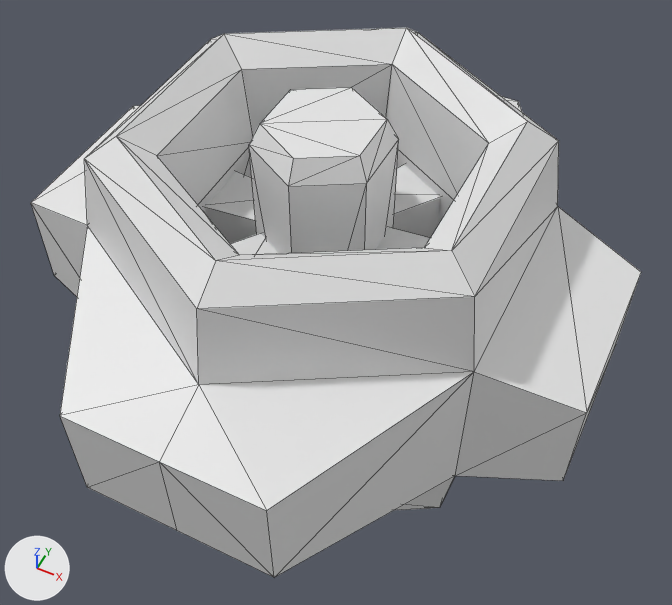
One commit to the OBJ model models/station/station_core.obj: the scene before it, then after it.
Rendered twice from a 50 mm camera at (1.57, -3.02, 3.58) aimed at (0.1, -0.08, -0.1). Every picture has the same lights, and +X, +Y and +Z are marked at lower left. Mesh edges are drawn as thin lines. Where no turn or scale is listed for an object, it has been applied to the vertices.
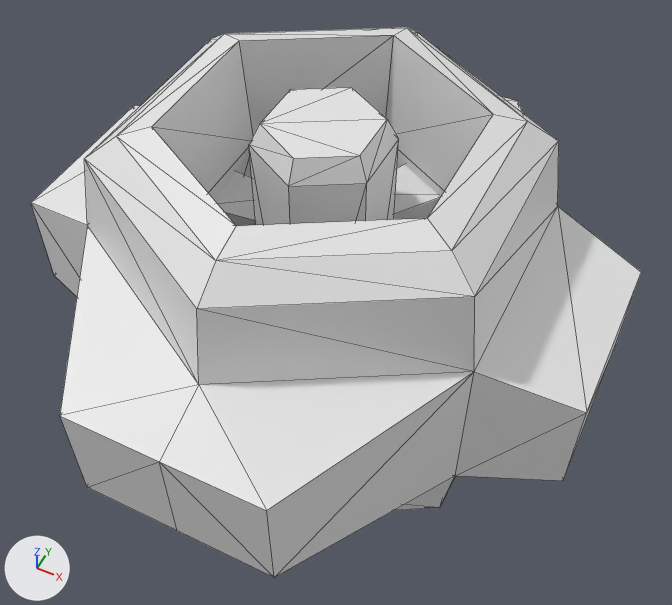
The change in detail:
me_cylinder has 152 vertices, 276 faces and spans x -1.5..1.5, y -1.5..1.5, z -1.0..1.0.
me_cylinder is used by ob_cylinder; location (0.0, 0.0, 0.0).
Before the commit, vertices of me_cylinder: 56 (0.67, -0.38, 0.84) at pixel (424, 247), 61 (0.0, -0.77, 0.84) at pixel (239, 255), 66 (-0.67, -0.38, 0.84) at pixel (156, 155), 71 (-0.67, 0.38, 0.84) at pixel (241, 69), 76 (0.0, 0.77, 0.84) at pixel (392, 64).
Before the commit, vertices of me_cylinder: 81 (0.67, 0.38, 0.84) at pixel (488, 143).
Part 1, on me_cylinder:
Vertices 56, 61, 66, 71, 76, 81 of me_cylinder move by (0.0, 0.0, 0.17).

Boxes (x1, y1, x2, y2) around the edits, measured in the pictures (672 x 605 px; the box of a moved part takes in the faces that stretch with it):
part 1 of me_cylinder, moved or reshaped
    both: (116, 28, 528, 261)
